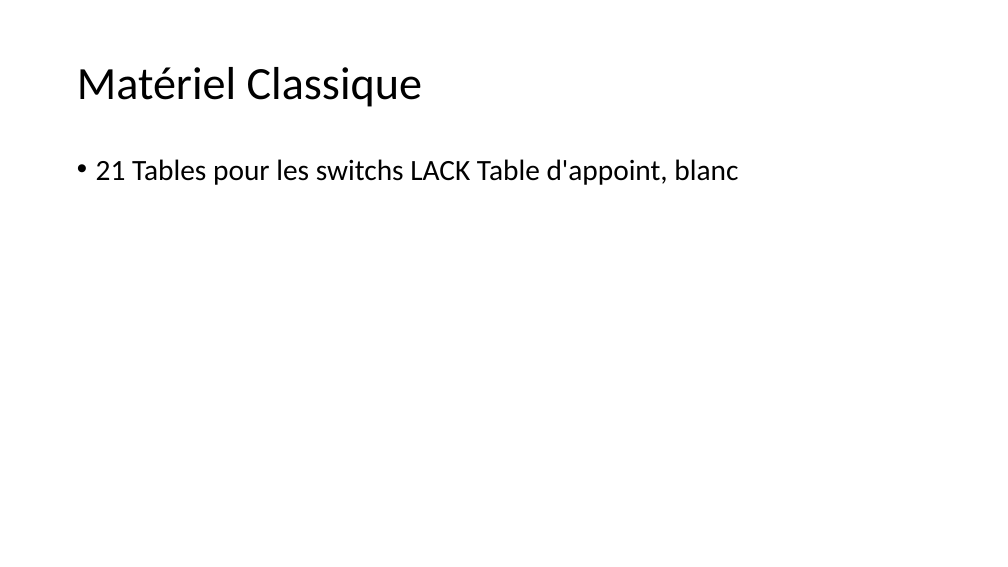
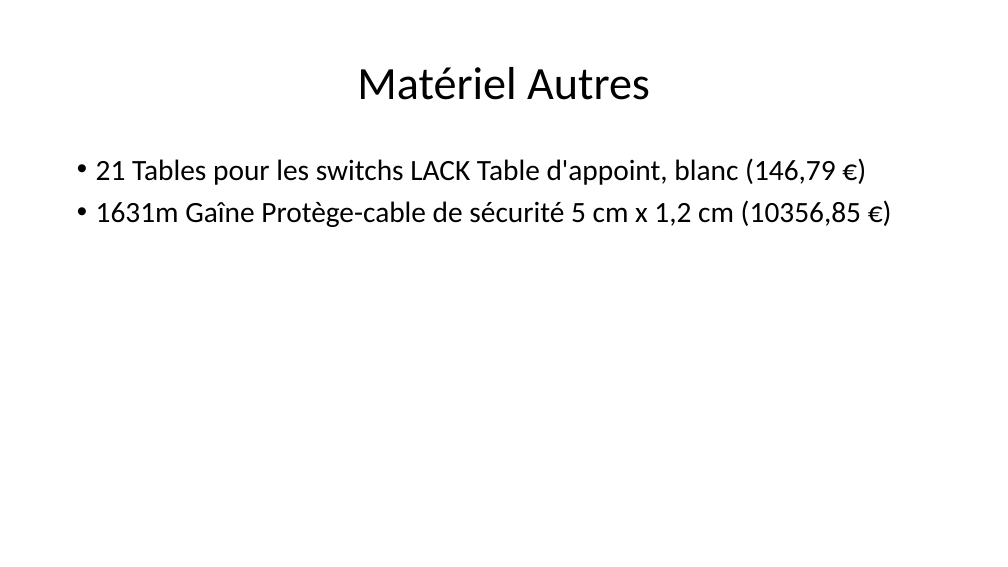
Before and after one commit to Exia-Jellyfish/UE-2-Ces-Esport-GRP1, a slide deck: slide 5 of Projet_Réseau/Projet 2.pptx. Drawn at 1008x567 pixels with LibreOffice and Linux fonts; fonts in the diff are those of the drawing. Boxes give left, top, right and bottom in pixels: in the first picture for what was removed or moved away, otherwise in the second. Text is boxed around its words. In the diff, an @@ line names an element or a change of style, - is before the commit and + after.

```diff
--- a/Projet_Réseau/Projet 2.pptx
+++ b/Projet_Réseau/Projet 2.pptx
@@ title at box(357, 67, 650, 100): text changed @@
-Matériel Classique
+Matériel Autres
@@ text at box(96, 158, 861, 227): text changed @@
-• 21 Tables pour les switchs LACK Table d'appoint, blanc
+• 21 Tables pour les switchs LACK Table d'appoint, blanc (146,79 €)
+• 1631m Gaîne Protège-cable de sécurité 5 cm x 1,2 cm (10356,85 €)
```
Also in this commit, not shown: 2 other slides changed, 2 slides added, 1 slide removed, 1 other file.
